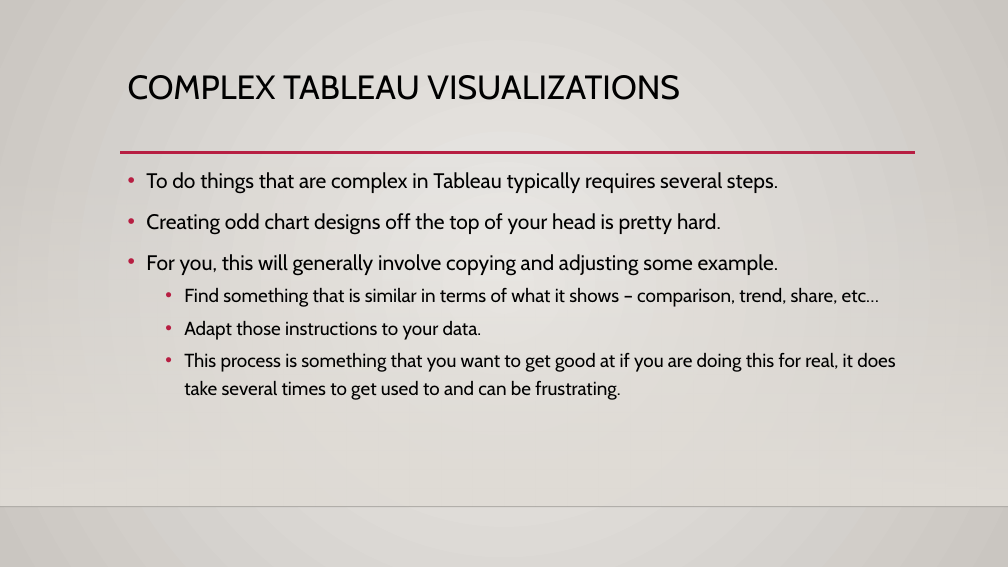
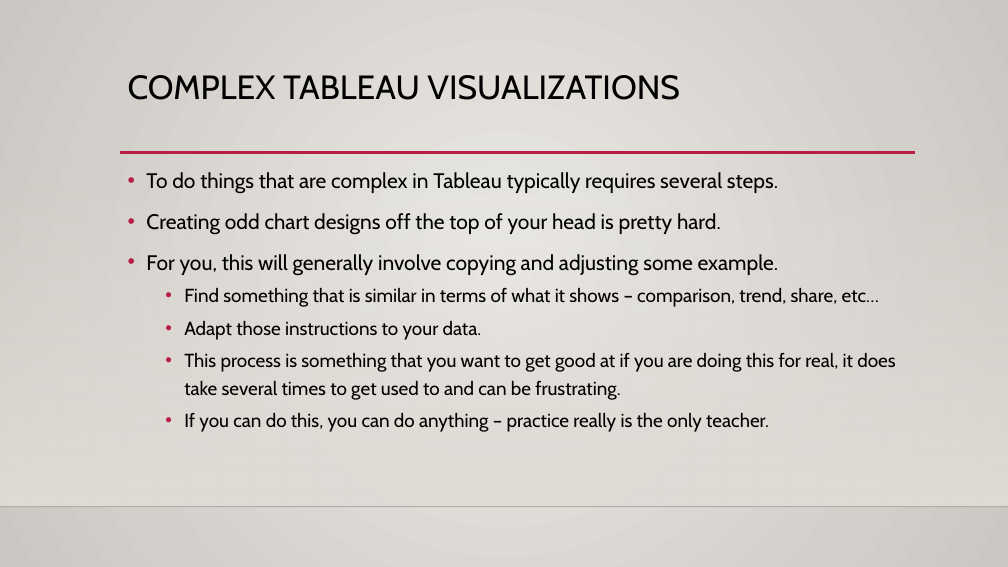
Before and after one commit to AkeemSemper/ml_datasets, a slide deck: slide 36 of slides/chapter_5.pptx (slide 35 before the commit). Drawn at 1008x567 pixels with LibreOffice and Linux fonts; fonts in the diff are those of the drawing; background and template pictures are left out. Boxes give left, top, right and bottom in pixels: in the first picture for what was removed or moved away, otherwise in the second. Text is boxed around its words. In the diff, an @@ line names an element or a change of style, - is before the commit and + after.

```diff
--- a/slides/chapter_5.pptx
+++ b/slides/chapter_5.pptx
@@ text at <box>184,413,769,432</box>: paragraph added @@
+  • If you can do this, you can do anything – practice really is the only teacher.
```
Also in this commit, not shown: 14 other slides changed, 2 slides added, 1 slide removed.
